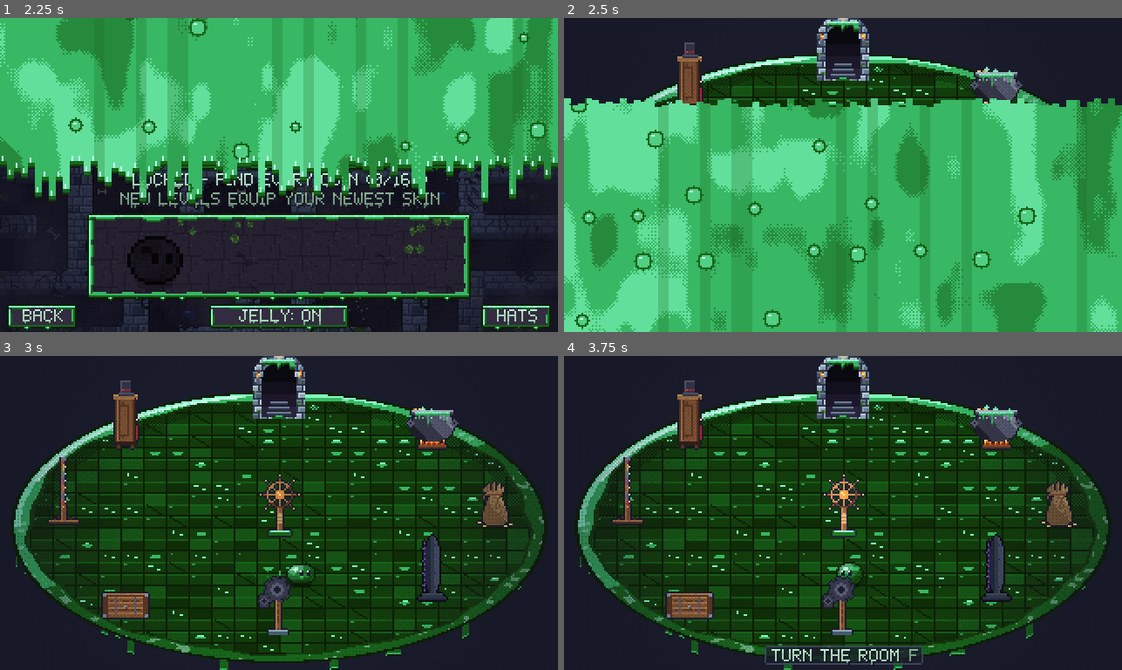
Above: before the commit, frames 1-4 (two rows, left to right).
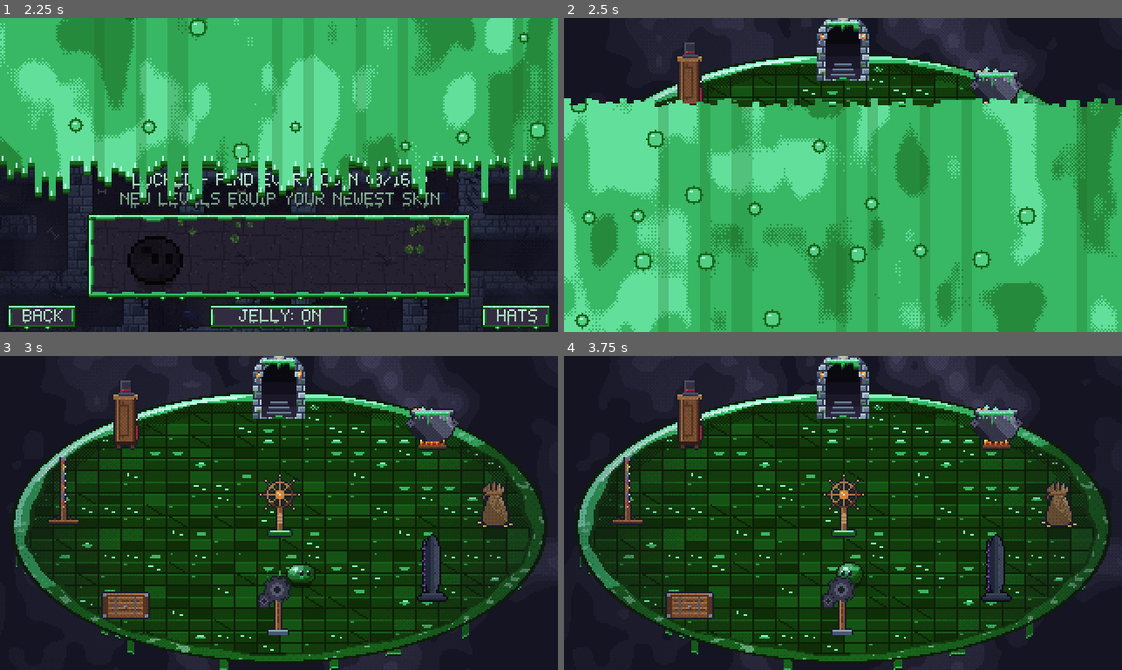
Above: after the commit, the same moments.

Repository: AveryBlue-GD/slime-time
Game: Godot game, scene res://scenes/skins.tscn
The game is run twice, just before and just after one commit, with the same random seed, the same clock (stepped at 60 frames per second) and the same inputs. This scene is started directly instead of the project's main scene.
Inputs (mouse positions are in pixels of both pictures, inside the frame that each line leads up to):
- Up to frame 1 (2.25 s): tap Enter at 0.5 s; move the mouse to (401, 159) at 0.52 s; hold D (move_right) 0.53-1.25 s; tap F (interact) at 0.6 s; click (401, 159) at 0.67 s; tap Space (jump) at 0.77, 1.07 s; drag from (167, 190) to (251, 237) at 1.27 s; move the mouse to (334, 105) at 2.02 s; hold D (move_right) from 2.03 s (still down); tap P at 2.1 s
- Up to frame 2 (2.5 s): keep holding D (move_right); tap F (interact) at 2.3 s
- Up to frame 3 (3 s): release D (move_right) at 2.75 s; drag from (251, 575) to (111, 465) at 2.77 s
- Up to frame 4 (3.75 s): move the mouse to (1010, 560) at 3.52 s; hold A (move_left) from 3.53 s (still down); tap I at 3.6 s

Frame 1 is identical in both runs. In frame 2, 1.6% of the frame differs, in the area x 15-84%, y 0-18%; in frame 3, 1.7%; in frame 4, 3.4%, in the area x 13-100%, y 0-100%.

Commit message:
Hub polish: hats track the slime through bonks and bounces (a small jolt instead of flying off); fog round the room; the slime walks over the wheel's goo foot but behind its post; ROTATE prompt, no keys, goo-framed; stations usable from any side; station sounds soft from afar, louder up close
Co-Authored-By: Claude Opus 5.5 <noreply@anthropic.com>

Diff:
--- a/assets/shaders/hub_room.gdshader
+++ b/assets/shaders/hub_room.gdshader
@@ -25,6 +25,9 @@
 uniform vec4 outline : source_color = vec4(0.047, 0.149, 0.188, 1.0);
 uniform vec4 background : source_color = vec4(0.07, 0.06, 0.1, 1.0);
 uniform bool rainbow = false;
+// The fog the room floats in (the dungeon's, as in the mazes): drifting banded mist all round it.
+uniform vec4 fog_deep : source_color = vec4(0.078, 0.078, 0.133, 1.0);
+uniform vec4 fog_mist : source_color = vec4(0.247, 0.239, 0.341, 1.0);
 uniform float rainbow_speed = 0.05;
 const float HUE_STEPS = 12.0;
 
@@ -46,6 +49,24 @@
 }
 
 // Where the rim starts (0..1 of the room's radius) at a given floor-plan angle: a lumpy goo bank.
+float value_noise(vec2 p) {
+	vec2 i = floor(p);
+	vec2 f = fract(p);
+	f = f * f * (3.0 - 2.0 * f);
+	return mix(mix(hash(i), hash(i + vec2(1.0, 0.0)), f.x),
+		mix(hash(i + vec2(0.0, 1.0)), hash(i + vec2(1.0, 1.0)), f.x), f.y);
+}
+
+// The maze fog's mist (fog.gdshader): two drifting noise layers and a slow swell, banded.
+vec3 mist(vec2 pixel) {
+	float now = TIME;
+	float n = value_noise(pixel / 30.0 + vec2(now * 0.12, now * 0.04)) * 0.65
+		+ value_noise(pixel / 12.0 - vec2(now * 0.2, now * 0.07)) * 0.35;
+	float swell = value_noise(pixel / 90.0 + vec2(now * 0.03, -now * 0.02));
+	float band = floor(n * n * 5.0 * (0.7 + 0.6 * swell)) / 4.0;
+	return mix(fog_deep.rgb, fog_mist.rgb, clamp(band, 0.0, 1.0));
+}
+
 float rim_inner(float plan_angle) {
 	return 0.925 + 0.012 * sin(plan_angle * 9.0) + 0.007 * sin(plan_angle * 23.0 + 1.0);
 }
@@ -139,5 +160,8 @@
 	if (rainbow && (d <= 1.0 || col != background.rgb)) {
 		col = rainbow_of(col, plan);
 	}
+	if (d > 1.0 && col == background.rgb) {
+		col = mist(floor(px));  // outside the room (and its drips): fog
+	}
 	COLOR = vec4(col, 1.0);
 }
--- a/scripts/game.gd
+++ b/scripts/game.gd
@@ -836,7 +836,6 @@
 	hat.z_index = slime.z_index + 1
 	add_child(hat)
 	hat.setup(progress.selected_hat, slime.sprite, slime)
-	hat.is_wall = func(at: Vector2) -> bool: return is_wall_tile(Vector2i((at / TILE).floor()))
 	slime.launched.connect(hat.pop)
 
 
--- a/scripts/hat.gd
+++ b/scripts/hat.gd
@@ -3,41 +3,40 @@
 
 ## A hat on a slime. It's drawn to fit round the slime's dome (not just perched on it), and as the
 ## slime squashes and stretches it swaps to the matching width (Hats.width_for(Slime.head_width)).
-## When the slime leaps, the hat pops off: it keeps the slime's momentum, arcs through the air and drops
-## back onto its head as the slime comes down. If the slime stops short (a splat), the hat flies
-## on, bounces off the wall, lands on the floor and hops back on.
+## When the slime leaps, the hat pops off and arcs up and back down onto its head. Along the floor
+## it goes wherever the slime really goes (not where the leap was aimed), so when the slime bonks a
+## wall, bounces back or gets stuck, the hat stays in line over it: a bonk just jolts it a few px
+## on (it keeps a little of the speed the slime lost), springing back while it falls.
 ##
-## Works for the slime in a level (`is_wall` lets it bounce off walls) and for menu previews.
-## Positions are split into `ground` (where it is on the floor plan) and `height` (how far above
-## the floor), so the arc reads correctly in the top-down view.
+## Works for the slime in a level and for menu previews. Positions are split into `ground` (where
+## it is on the floor plan) and `height` (how far above the floor), so the arc reads correctly in
+## the top-down view.
 
-enum State { ON, FLYING, GROUNDED }
+enum State { ON, FLYING }
 
 ## Strong enough that even a short hop flicks the hat up visibly and a full leap sends it high.
 const GRAVITY := 1000.0
-## How close (px, on the floor plan) the hat must come down to the slime to land on it.
-const CATCH_RADIUS := 8.0
-## Share of speed kept when bouncing off a wall.
-const WALL_BOUNCE := 0.45
-## Pause on the floor before hopping back on, and how fast that hop travels.
-const HOP_DELAY := 0.35
-const HOP_SPEED := 140.0
 ## Even the smallest hop sends the hat up for at least this long.
 const MIN_FLIGHT := 0.25
+## A bonk: share of the speed the slime suddenly lost that jolts the hat on (px per px/s), the
+## most it can be thrown off line, and how fast it springs back over the slime.
+const JOLT := 0.03
+const MAX_JOLT := 5.0
+const JOLT_SPRING := 9.0
 
 ## The slime's sprite (the hat sits on top of its current frame) and the node marking where the
 ## slime is on the floor (the slime itself in a level; the sprite in a menu preview).
 var body: AnimatedSprite2D
 var anchor: Node2D
-## Optional: is this floor-plan point inside a wall? (bounces the hat off walls in a level)
-var is_wall := Callable()
 var state := State.ON
 var ground := Vector2.ZERO
 var height := 0.0
-var velocity := Vector2.ZERO
 var lift := 0.0
-var _hop_wait := 0.0
 var hat_id := Hats.NONE
+## How far the hat is thrown off line from the slime by a bonk (springs back to zero).
+var jolt := Vector2.ZERO
+var _slime_last := Vector2.ZERO
+var _slime_velocity := Vector2.ZERO
 
 
 ## Puts hat `hat_id` on the given slime sprite.
@@ -60,7 +59,9 @@
 	ground = _floor_point()
 	height = _head_height()
 	region_rect = Hats.region(hat_id)  # off the head it keeps its own shape
-	velocity = slime_velocity
+	_slime_last = ground
+	_slime_velocity = slime_velocity
+	jolt = Vector2.ZERO
 	var time := maxf(flight_time * 0.95, MIN_FLIGHT)
 	lift = GRAVITY * time / 2.0
 	state = State.FLYING
@@ -72,11 +73,6 @@
 			_follow()
 		State.FLYING:
 			_fly(delta)
-		State.GROUNDED:
-			_hop_wait -= delta
-			if _hop_wait <= 0.0 or ground.distance_to(_floor_point()) < CATCH_RADIUS:
-				_hop_back()
-			global_position = ground.round()
 
 
 func _follow() -> void:
@@ -86,36 +82,24 @@
 
 
 func _fly(delta: float) -> void:
-	var step := velocity * delta
-	if is_wall.is_valid():
-		if is_wall.call(ground + Vector2(step.x, 0.0)):
-			velocity.x = -velocity.x * WALL_BOUNCE
-			step.x = 0.0
-		if is_wall.call(ground + Vector2(0.0, step.y)):
-			velocity.y = -velocity.y * WALL_BOUNCE
-			step.y = 0.0
-	ground += step
+	# Predict from where the slime really is: its speed this frame against last frame's. A sudden
+	# drop (a bonk, a bounce back) throws the hat on a little, in line with the slime.
+	var slime_at := _floor_point()
+	if delta > 0.0:
+		var now_velocity := (slime_at - _slime_last) / delta
+		jolt += (_slime_velocity - now_velocity) * JOLT
+		jolt = jolt.limit_length(MAX_JOLT)
+		_slime_velocity = now_velocity
+	_slime_last = slime_at
+	jolt *= exp(-JOLT_SPRING * delta)
+	ground = slime_at + jolt
 	lift -= GRAVITY * delta
 	height += lift * delta
-	if lift < 0.0 and height <= _head_height() + 1.0 and ground.distance_to(_floor_point()) < CATCH_RADIUS:
+	if lift < 0.0 and height <= _head_height() + 1.0:
 		state = State.ON  # back on the slime's head
 		_follow()
 		return
-	if height <= 0.0:
-		height = 0.0
-		velocity = Vector2.ZERO
-		state = State.GROUNDED
-		_hop_wait = HOP_DELAY
 	global_position = (ground - Vector2(0.0, height)).round()
-
-
-## A hop from the floor that comes down on the slime's head.
-func _hop_back() -> void:
-	var to_slime := _floor_point() - ground
-	var time := clampf(to_slime.length() / HOP_SPEED, 0.3, 0.7)
-	velocity = to_slime / time
-	lift = _head_height() / time + GRAVITY * time / 2.0
-	state = State.FLYING
 
 
 ## Top-center of the slime's body right now (follows its squash, stretch and jump arc).
--- a/scripts/hub.gd
+++ b/scripts/hub.gd
@@ -29,15 +29,23 @@
 ## The ring the stations stand on, and the ring of spots in front of them (radii, x and y).
 const RING := Vector2(124, 62)
 const USE_RING := Vector2(100, 49)
-const USE_REACH := 15.0
+## How close (px, between the slime's edge and a footprint's) the slime must be to use a station
+## or the wheel, from any side.
+const USE_GAP := 9.0
+## Station sounds get this much softer (dB) when the slime is far across the room from them.
+const FAR_QUIET_DB := 14.0
+const NEAR_LOUDER_DB := 3.0
 ## The walkable floor: the ellipse the slime's center stays inside (inside the rim, less its size).
 const FLOOR := Vector2(134, 64)
-const ROTOR_REACH := 17.0
+## Rows of the rotor sheet above this are the post and wheel; below, the goo pool at its foot.
+const ROTOR_SPLIT := 31
+## Footprint of the rotor's post (the same oval as its collision body).
+const ROTOR_RADIUS := 5.0
 const TURN_TIME := 0.55
 const START := CENTER + Vector2(-20, 27)  # clear of the wheel and the station straight ahead
 const ART := "res://assets/sprites/hub/"
 const FPS := 6.0
-const PROMPT_Y := 166.0
+const PROMPT_Y := 156.0
 ## Where the coin bag's board sits on screen.
 const BOARD := Rect2(52, 8, 216, 164)
 enum View { FRONT, SIDE, BACK }
@@ -73,6 +81,7 @@
 var _turn_to := 0.0
 var _turn_t := 0.0
 var rotor: Sprite2D
+var rotor_base: Sprite2D
 ## The station (or {id = "rotor"}) the slime is next to ({} = none).
 var near: Dictionary = {}
 var world: Node2D
@@ -132,10 +141,20 @@
 	world = Node2D.new()
 	world.y_sort_enabled = true
 	add_child(world)
-	rotor = _make_sprite("rotor", Vector2i(26, 36))
+	rotor = _make_sprite("rotor", Vector2i(26, ROTOR_SPLIT))  # the post and wheel, y-sorted
 	rotor.position = CENTER + Vector2(0, 6)
+	rotor.offset = Vector2(-13, -36)
 	rotor.material = _skin_material()
 	world.add_child(rotor)
+	# The goo pooled at its foot lies on the floor, under the slime, so the slime can stand on it
+	# while the post and wheel still hide it from behind.
+	rotor_base = _make_sprite("rotor", Vector2i(26, 36 - ROTOR_SPLIT))
+	rotor_base.region_rect.position.y = ROTOR_SPLIT
+	rotor_base.position = rotor.position
+	rotor_base.offset = Vector2(-13, ROTOR_SPLIT - 36)
+	rotor_base.material = rotor.material
+	rotor_base.z_index = -1
+	add_child(rotor_base)
 	_add_body(rotor.position + Vector2(0, -2), 5.0, false)
 
 
@@ -247,7 +266,6 @@
 		# slime is, in front when it's in front (the hat still places itself, even when knocked off).
 		slime.add_child(hat)
 		hat.setup(Progress.selected_hat, slime.sprite, slime)
-		hat.is_wall = func(at: Vector2) -> bool: return not _on_floor(at)
 		slime.launched.connect(hat.pop)
 
 
@@ -279,7 +297,7 @@
 	layer.add_child(root)
 	root.set_anchors_and_offsets_preset(Control.PRESET_FULL_RECT)
 	prompt = PanelContainer.new()
-	prompt.add_theme_stylebox_override("panel", UIKit.panel_style(true))
+	prompt.add_theme_stylebox_override("panel", UIKit.panel_style())  # goo-framed, like the menus
 	prompt.mouse_filter = Control.MOUSE_FILTER_IGNORE
 	root.add_child(prompt)
 	var row := HBoxContainer.new()
@@ -451,7 +469,9 @@
 		if station.id != "random" or Progress.is_randomizer_unlocked():
 			station.sprite.self_modulate = Color(1.25, 1.25, 1.25) if lit else Color.WHITE
 	rotor.region_rect.position.x = (int(_turn_t * 12.0) % 4 if turning else 0) * 26
-	rotor.self_modulate = Color(1.25, 1.25, 1.25) if near.get("id", "") == "rotor" else Color.WHITE
+	var lit_rotor := Color(1.25, 1.25, 1.25) if near.get("id", "") == "rotor" else Color.WHITE
+	rotor.self_modulate = lit_rotor
+	rotor_base.self_modulate = lit_rotor
 
 
 ## Turns the room one station round (1 = the next station clockwise comes to the back).
@@ -470,7 +490,7 @@
 
 ## Leaping into the wheel turns the room too (the side you hit it from picks the way).
 func _on_jump_landed(_intended: float, hit_wall: bool, wall_normal: Vector2) -> void:
-	if hit_wall and slime.position.distance_to(rotor.position) < ROTOR_REACH + 4.0:
+	if hit_wall and _gap_to(rotor.position + Vector2(0, -2), ROTOR_RADIUS) < 4.0:
 		turn_room(-1 if wall_normal.x > 0.0 else 1)
 
 
@@ -528,9 +548,9 @@
 		if not station.seq.is_empty():
 			station.frame = station.seq[0][0]
 			if station.id == "wheel" and station.frame % 2 == 1:
-				_sfx_quiet("click", 1.5, -22.0)  # the flapper ticking on a peg
+				_sfx_quiet("click", 1.5, -22.0, station)  # the flapper ticking on a peg
 			elif station.id == "quit" and station.frame == 0:
-				_sfx_quiet("land", 0.7, -16.0)  # the lid slamming shut
+				_sfx_quiet("land", 0.7, -16.0, station)  # the lid slamming shut
 
 
 ## A spin from wherever it rests (the prize wheel, the gears): quick at first, slowing to a stop,
@@ -547,19 +567,28 @@
 	return seq
 
 
-func _idle_sound(sound: String, _station: Dictionary) -> void:
+func _idle_sound(sound: String, station: Dictionary) -> void:
 	match sound:
 		"puff":
-			_sfx_quiet("squish", 0.55, -16.0)  # a gust of air
+			_sfx_quiet("squish", 0.55, -16.0, station)  # a gust of air
 		"creak":
-			_sfx_quiet("charge", 0.6, -24.0)  # the door creaking open
+			_sfx_quiet("charge", 0.6, -24.0, station)  # the door creaking open
 			get_tree().create_timer(0.4).timeout.connect(func() -> void: _sfx_stop("charge"))
 
 
-func _sfx_quiet(sound: String, pitch: float, volume_db: float) -> void:
+## A station's own sound: a little louder when the slime stands next to it, much softer from
+## across the room.
+func _sfx_quiet(sound: String, pitch: float, volume_db: float, station: Dictionary) -> void:
 	var sfx := get_node_or_null("/root/Sfx")
 	if sfx:
-		sfx.play(sound, volume_db, pitch)
+		sfx.play(sound, volume_db + station_volume(station), pitch)
+
+
+## How much louder (dB, negative = softer) a station sounds from where the slime is.
+func station_volume(station: Dictionary) -> float:
+	var gap := _gap_to(station.sprite.position, _footprint(station))
+	var far := clampf((gap - USE_GAP) / 90.0, 0.0, 1.0)
+	return lerpf(NEAR_LOUDER_DB, -FAR_QUIET_DB, far)
 
 
 func _sfx_stop(sound: String) -> void:
@@ -575,21 +604,35 @@
 
 func _update_near() -> void:
 	var best := {}
-	var best_distance := USE_REACH
+	var best_gap := USE_GAP
 	if not turning:
-		for i in stations.size():
-			var a := -PI / 2.0 + turn + i * step
-			var spot := CENTER + Vector2(cos(a) * USE_RING.x, sin(a) * USE_RING.y)
-			var distance := slime.position.distance_to(spot)
-			if distance < best_distance:
-				best_distance = distance
-				best = stations[i]
-		if slime.position.distance_to(rotor.position + Vector2(0, 8)) < ROTOR_REACH and best.is_empty():
-			best = {id = "rotor", name = "TURN THE ROOM"}
+		for station in stations:
+			var gap := _gap_to(station.sprite.position + (Vector2.ZERO if station.flat else Vector2(0, -2)), _footprint(station))
+			if gap < best_gap:
+				best_gap = gap
+				best = station
+		if best.is_empty() and _gap_to(rotor.position + Vector2(0, -2), ROTOR_RADIUS) < USE_GAP:
+			best = {id = "rotor", name = "ROTATE"}
 	if best == near:
 		return
 	near = best
 	_show_prompt()
+
+
+## A station's footprint radius (its collision oval's; a flat one's lies on the floor).
+func _footprint(station: Dictionary) -> float:
+	return station.size.x / 2.0 - 4.0
+
+
+## How far the slime's edge is from a footprint oval (`radius` wide, half as deep, as the
+## collision bodies) at `at`, measured from any side. Negative = standing on or in it.
+func _gap_to(at: Vector2, radius: float) -> float:
+	var v := slime.position - at
+	if v.is_zero_approx():
+		return -radius
+	var dir := v.normalized()
+	var edge := 1.0 / sqrt(pow(dir.x / radius, 2.0) + pow(dir.y / (radius * 0.5), 2.0))
+	return v.length() - edge - Slime.RADIUS
 
 
 func _show_prompt(note := "") -> void:
@@ -597,20 +640,19 @@
 	if near.is_empty():
 		return
 	prompt_name.text = near.name
-	var touch := _touch_controls != null and _touch_controls.visible
-	var key: String = "TAP JUMP" if touch else Progress.key_name(Progress.bindings.interact)
 	if note != "":
 		prompt_key.text = note
 	elif near.id == "random" and not Progress.is_randomizer_unlocked():
 		prompt_key.text = "LOCKED"
 	elif near.id == "wheel" and not Progress.dev_tools:
 		prompt_key.text = "COMING SOON"
-	elif near.id == "story":
-		prompt_key.text = ""  # just "STORY - LEVEL N"
 	else:
-		prompt_key.text = key
+		prompt_key.text = ""  # just its name: the interact key uses it
+	prompt_key.visible = prompt_key.text != ""
 	prompt.reset_size()
 	var size := prompt.get_combined_minimum_size()
+	prompt.size = size
+	# Centered at the bottom, its goo drops clear of the screen edge.
 	prompt.position = Vector2(roundf((320.0 - size.x) / 2.0), PROMPT_Y)
 
 
--- a/tests/test_hats.gd
+++ b/tests/test_hats.gd
@@ -2,7 +2,7 @@
 
 ## Hat checks: hats are won on the hat wheel and saved; a worn hat sits on the slime's
 ## head, pops off when it leaps, keeps its momentum and lands back on its head; after a splat it
-## flies on, comes down and hops back on. Uses a throwaway save.
+## stays in line over the slime (a small jolt on), comes down and lands back on. Uses a throwaway save.
 ## Run: .\tools\godot.ps1 --path . --headless --fixed-fps 60 --quit-after 30000 -s res://tests/test_hats.gd
 
 const MAIN := preload("res://scenes/main.tscn")
@@ -76,7 +76,7 @@
 	_check(game.hat.state == Hat.State.ON, "...and lands back on its head")
 	game.free()
 
-	# --- A splat: the hat flies on, comes down, hops back on
+	# --- A splat: the hat stays over the slime (just jolted on a little) and comes back down on it
 	game = await _spawn()
 	var end := _dead_end(game, 3)
 	var near := MazeGenerator.cell_center(end.cell, 16)
@@ -86,16 +86,21 @@
 	await physics_frame
 	game.slime.launch(100.0)
 	var overshoot := 0.0
+	var off_line := 0.0
+	var splat_flew := false
 	var back_on := false
 	for i in 60 * 4:
 		await process_frame
 		if game.hat.state != Hat.State.ON:
+			splat_flew = true
 			overshoot = maxf(overshoot, (game.hat.ground - game.slime.position).dot(Vector2(end.dir)))
-		elif overshoot > 0.0 and i > 30:
+			off_line = maxf(off_line, game.hat.ground.distance_to(game.slime.position))
+		elif splat_flew:
 			back_on = true
 			break
-	_check(overshoot > 3.0, "after a splat the hat keeps going past where the slime stopped (%.0f px)" % overshoot)
-	_check(back_on, "...then comes back down onto the slime")
+	# (+3: this reads the slime after its physics step but before the hat follows that frame)
+	_check(overshoot > 0.5 and off_line <= Hat.MAX_JOLT + 3.0, "a splat jolts the hat on a little but keeps it in line over the slime (%.1f px on, %.1f px off at most)" % [overshoot, off_line])
+	_check(back_on, "...then it comes straight back down onto the slime")
 	game.free()
 
 	progress.selected_hat = Hats.NONE
--- a/tests/test_hub.gd
+++ b/tests/test_hub.gd
@@ -66,7 +66,21 @@
 	hub = await _open()
 	hub.slime.position = hub.rotor.position + Vector2(0, 8)
 	await _frames(2)
-	_check(hub.near.get("id", "") == "rotor" and hub.prompt_name.text == "TURN THE ROOM", "the wheel offers to turn the room")
+	_check(hub.near.get("id", "") == "rotor" and hub.prompt_name.text == "ROTATE", "the wheel offers to rotate the room")
+	for side: Vector2 in [Vector2(0, -9), Vector2(13, -2), Vector2(-13, -2)]:
+		hub.slime.position = hub.rotor.position + side
+		await _frames(2)
+		_check(hub.near.get("id", "") == "rotor", "...from any side of it too (%s)" % side)
+	_check(hub.rotor_base.z_index < 0 and hub.rotor.get_parent() == hub.world and hub.rotor_base.region_rect.position.y == HubScript.ROTOR_SPLIT,
+		"the goo at the wheel's foot lies under the slime; the post and wheel are y-sorted with it")
+	var far_station: Dictionary = hub._station("story")
+	var near_volume: float = hub.station_volume(far_station)
+	hub.slime.position = far_station.sprite.position + Vector2(18, 10)
+	await _frames(2)
+	_check(hub.near.get("id", "") == "story", "a station can be used from beside it, not just in front")
+	_check(hub.station_volume(far_station) > near_volume + 8.0, "a station sounds much louder up close than from across the room (%.0f vs %.0f dB)" % [hub.station_volume(far_station), near_volume])
+	hub.slime.position = hub.rotor.position + Vector2(0, 8)
+	await _frames(2)
 	Input.action_press("interact")
 	await _frames(2)
 	Input.action_release("interact")
@@ -128,8 +142,8 @@
 	HubScript.return_to = "upgrades"
 	hub = await _open()
 	_check(hub._station("upgrades").view == HubScript.View.FRONT, "coming back from a station turns the room to face it")
-	_check(hub.prompt.visible and hub.prompt_name.text == "UPGRADES" and hub.prompt_key.text == "F",
-		"standing at it, the prompt names it and its key (%s %s)" % [hub.prompt_name.text, hub.prompt_key.text])
+	_check(hub.prompt.visible and hub.prompt_name.text == "UPGRADES" and hub.prompt_key.text == "",
+		"standing at it, the prompt names it, with no key after it (%s %s)" % [hub.prompt_name.text, hub.prompt_key.text])
 	Input.action_press("jump")
 	await _frames(3)
 	_check(hub.slime.state == Slime.State.CHARGING and not hub.slime.frozen, "...SPACE still leaps there (F is the use key)")
Not shown, changed: CLAUDE.md
